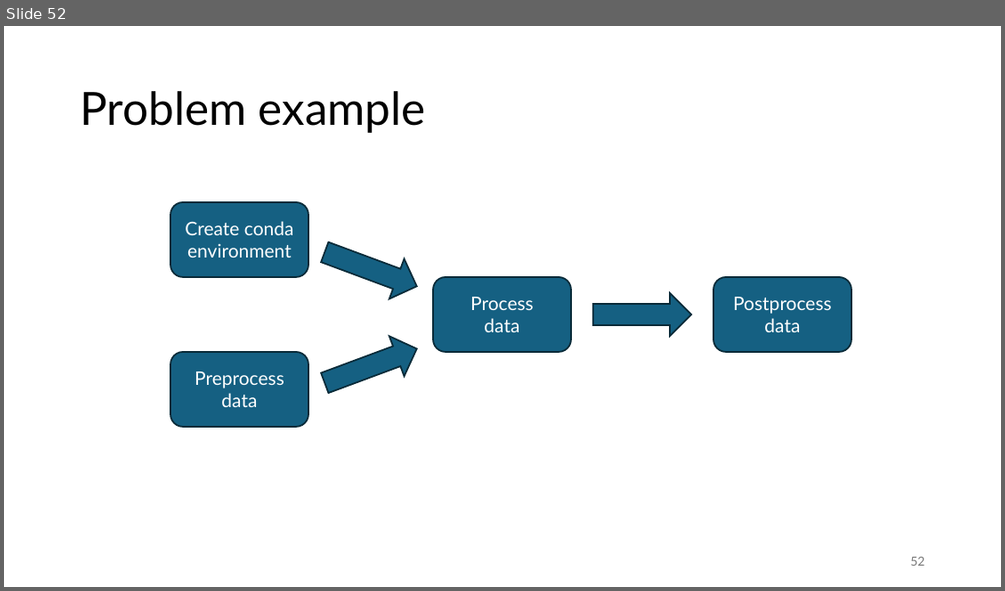
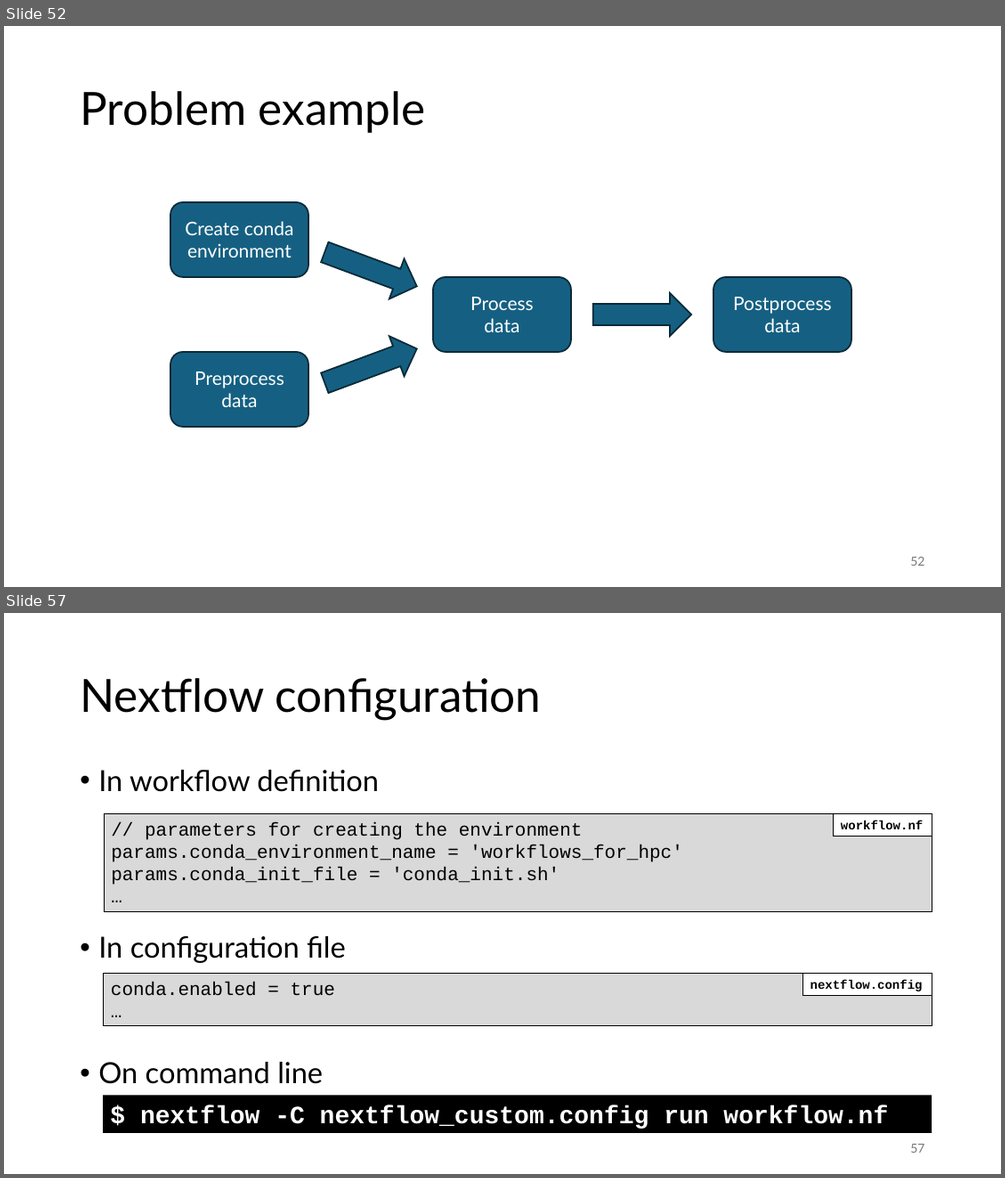
Before and after one commit to gjbex/Workflows-for-HPC, a slide deck: workflow_for_HPC.pptx. Shown one above the other, each under a label of ours: slide 52 before the commit, slides 52 and 57 after it; the slides between them are not shown. The pictures are 1005x591 and 1005x1178 pixels, drawn with LibreOffice and Linux fonts; fonts in the diff are those of the drawing. Boxes give left, top, right and bottom in pixels: in the first picture for what was removed or moved away, otherwise in the second. Text is boxed around its words. In the diff, an @@ line names an element or a change of style, - is before the commit and + after.

Commit message:
Add more slides on Nextflow

```diff
--- a/workflow_for_HPC.pptx
+++ b/workflow_for_HPC.pptx
@@ slide 57 added at (4, 613, 1001, 1174), background #FFFFFF @@
@@ title added at (80, 678, 542, 720), 44 pt, text #000000 @@
+Nextflow configuration
@@ text added at (98, 770, 379, 1084), 28 pt, text #000000 @@
+• In workflow definition
+• In configuration file
+• On command line
@@ rectangle added at (104, 813, 932, 911), fill #D9D9D9, outline #000000 0.75 pt, 18 pt, text #000000 @@
+// parameters for creating the environment
+params.conda_environment_name = 'workflows_for_hpc'
+params.conda_init_file = 'conda_init.sh'
+…
@@ rectangle added at (833, 813, 932, 835), fill #FFFFFF, outline #000000 0.75 pt, 12 pt, text #000000, bold @@
+workflow.nf
@@ rectangle added at (104, 973, 932, 1026), fill #D9D9D9, outline #000000 0.75 pt, 18 pt, text #000000 @@
+conda.enabled = true
+…
@@ rectangle added at (802, 973, 932, 995), fill #FFFFFF, outline #000000 0.75 pt, 12 pt, text #000000, bold @@
+nextflow.config
@@ rectangle added at (103, 1095, 931, 1133), fill #000000, 24 pt, text #FFFFFF, bold @@
+$ nextflow -C nextflow_custom.config run workflow.nf
@@ page number added at (910, 1143, 924, 1152), 12 pt, text #797979 @@
+57
```
Also in this commit, not shown: 3 slides changed, 3 other slides added.
